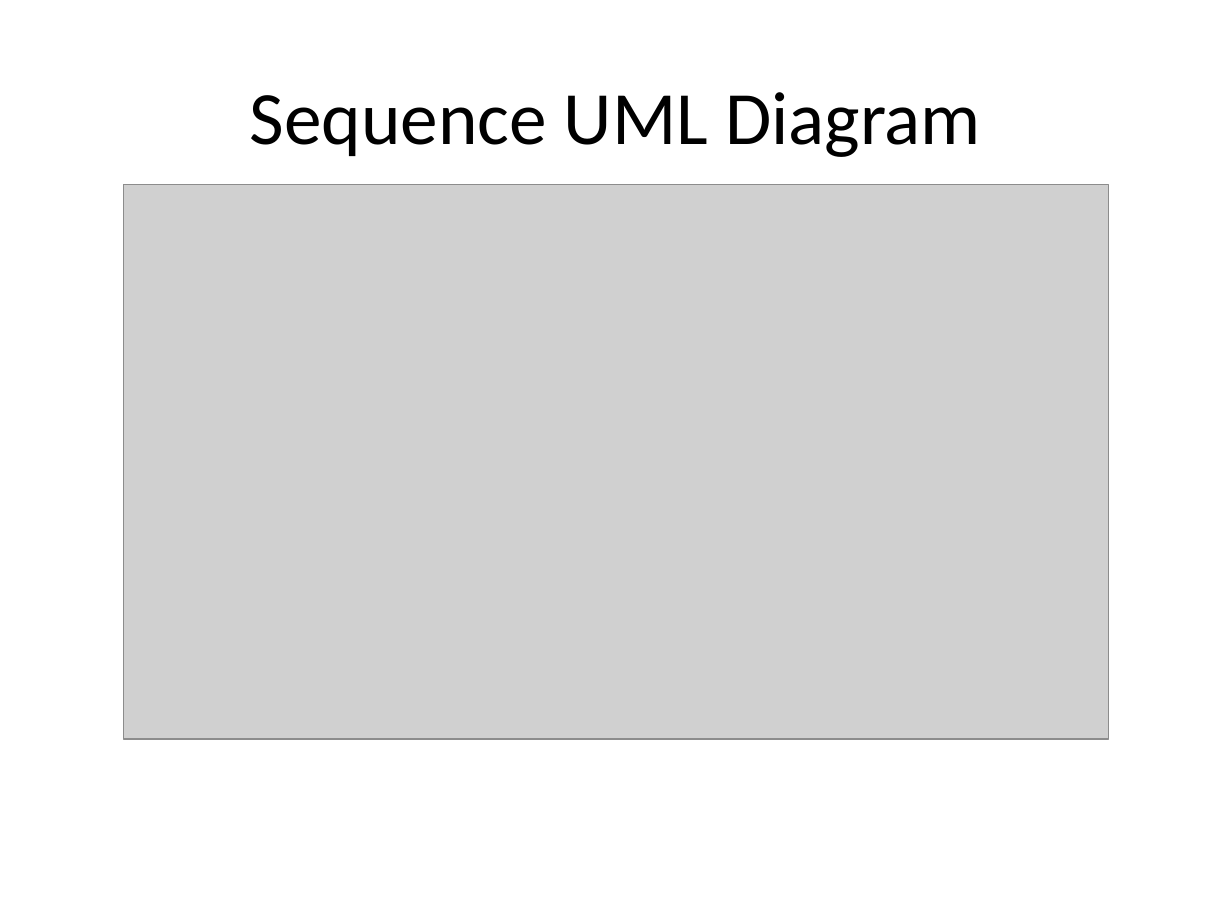
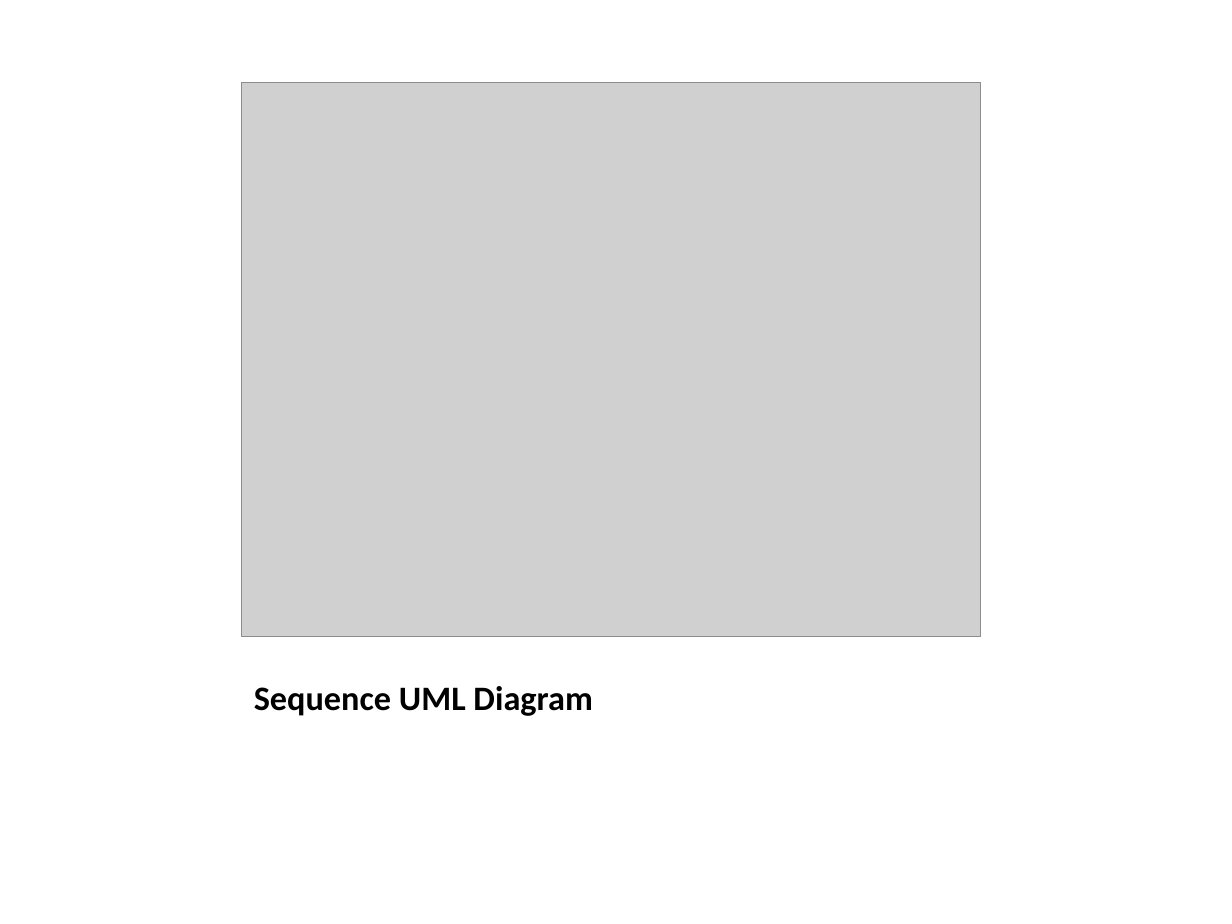
Before and after one commit to zulekhashahbaz926-source/Programming-Practice-Platform, a slide deck: slide 11 of docs/project_presentation.pptx. Drawn at 1232x924 pixels with LibreOffice and Linux fonts; fonts in the diff are those of the drawing; grey boxes stand for pictures. Boxes give left, top, right and bottom in pixels: in the first picture for what was removed or moved away, otherwise in the second. Text is boxed around its words. In the diff, an @@ line names an element or a change of style, - is before the commit and + after.

```diff
--- a/docs/project_presentation.pptx
+++ b/docs/project_presentation.pptx
@@ picture: place and size @@
-picture at [123,185,1109,739]
+picture at [241,83,981,637]
@@ title "Sequence UML Diagram": place and size @@
-title "Sequence UML Diagram" at [250,92,981,157]
+title "Sequence UML Diagram" at [254,686,592,716]
@@ title "Sequence UML Diagram" at [254,686,592,716]: size 44 to 20 pt, bold on; alignment centre to left; vertical alignment middle to bottom @@
```
Also in this commit, not shown: 9 other slides changed, 1 other file.
